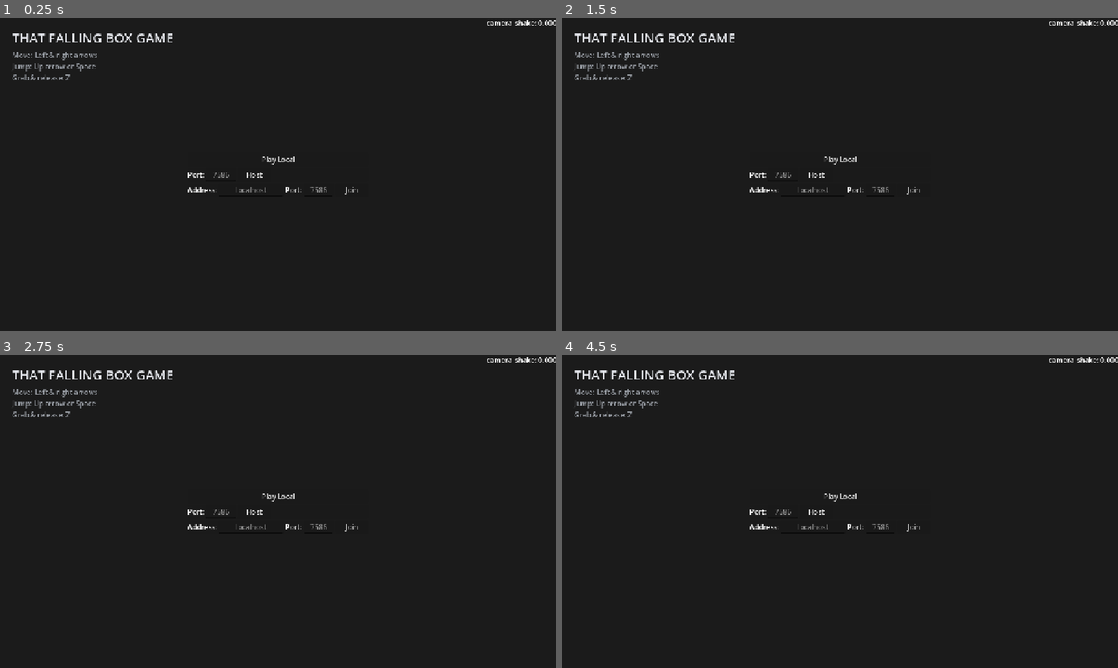
Above: before the commit, frames 1-4 (two rows, left to right).
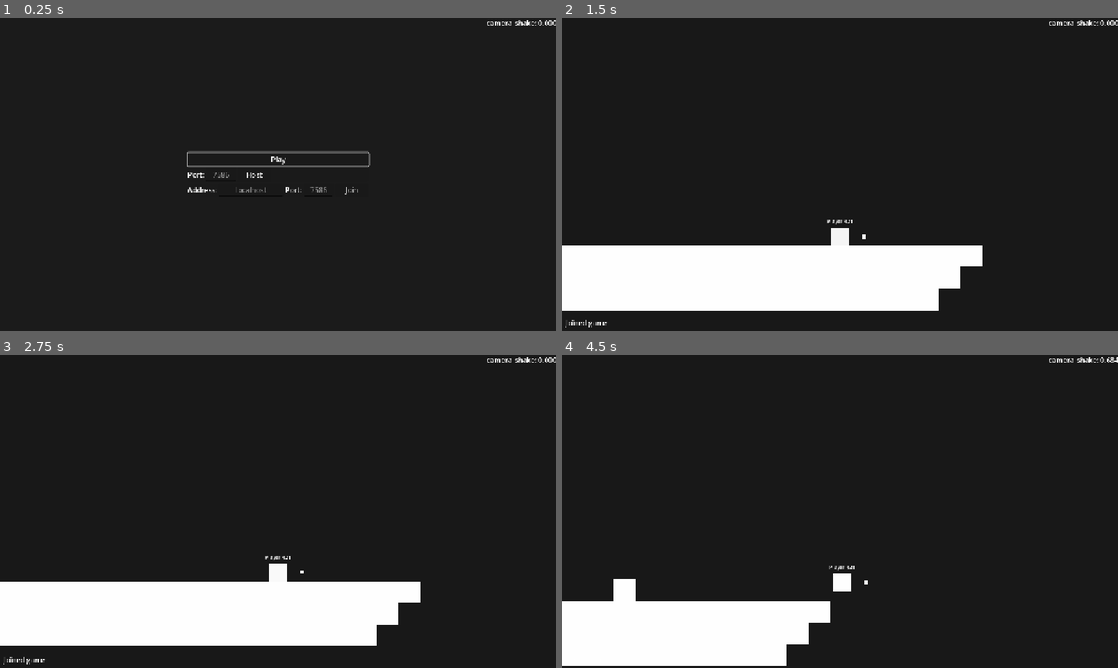
Above: after the commit, the same moments.

Repository: itsMapleLeaf/falling-box
Game: Godot game, scene res://src/main.tscn
Two runs of this game, one before a commit and one after it. Both use one fixed random seed, a clock stepped at 60 frames per second and the inputs below.
Inputs (mouse positions are in pixels of both pictures, inside the frame that each line leads up to):
- Up to frame 1 (0.25 s): no input
- Up to frame 2 (1.5 s): click "Host" at 0.5 s; click (912, 190) at 1.25 s, where only the run before the commit has a clickable "Join"
- Up to frame 3 (2.75 s): click (278, 495) at 2 s, where only the run before the commit has a clickable "Play Local"
- Up to frame 4 (4.5 s): click (840, 495) at 2.75 s, where only the run before the commit has a clickable "Play Local"; tap Enter at 3.5 s; move the mouse to (962, 495) at 3.52 s; hold Right (move_right) 3.53-4.25 s; hold Z (grab) 3.53-4.25 s; click (962, 495) at 3.67 s; tap Up (jump) at 3.77 s; drag from (728, 527) to (812, 574) at 4.27 s

The runs differ from the first frame. In frame 1, 1.3% of the frame differs, in the area x 2-67%, y 4-48%; in frame 2, 16%, in the area x 0-76%, y 4-99%; in frame 3, 16%; in frame 4, 11%.

Commit message:
pause menu + global screenman
global screenman makes some things easier, like.... basically, being able to switch the screen from literally anywhere

Diff:
--- a/project.godot
+++ b/project.godot
@@ -19,6 +19,7 @@
 Tremble="*uid://dgv0tiqeicp0v"
 DebugUI="*uid://bustgdabwnylt"
 TileRunInstancesGlobal="*uid://b6fg6pu2bfi14"
+ScreenManager="*uid://d1ashyp8ughtd"
 
 [display]
 
@@ -34,6 +35,20 @@
 
 [input]
 
+ui_accept={
+"deadzone": 0.5,
+"events": [Object(InputEventKey,"resource_local_to_scene":false,"resource_name":"","device":16,"window_id":0,"alt_pressed":false,"shift_pressed":false,"ctrl_pressed":false,"meta_pressed":false,"pressed":false,"keycode":4194309,"physical_keycode":0,"key_label":0,"unicode":0,"location":0,"echo":false,"script":null)
+, Object(InputEventKey,"resource_local_to_scene":false,"resource_name":"","device":16,"window_id":0,"alt_pressed":false,"shift_pressed":false,"ctrl_pressed":false,"meta_pressed":false,"pressed":false,"keycode":4194310,"physical_keycode":0,"key_label":0,"unicode":0,"location":0,"echo":false,"script":null)
+, Object(InputEventKey,"resource_local_to_scene":false,"resource_name":"","device":16,"window_id":0,"alt_pressed":false,"shift_pressed":false,"ctrl_pressed":false,"meta_pressed":false,"pressed":false,"keycode":32,"physical_keycode":0,"key_label":0,"unicode":32,"location":0,"echo":false,"script":null)
+, Object(InputEventJoypadButton,"resource_local_to_scene":false,"resource_name":"","device":-1,"button_index":0,"pressure":0.0,"pressed":true,"script":null)
+]
+}
+ui_cancel={
+"deadzone": 0.5,
+"events": [Object(InputEventKey,"resource_local_to_scene":false,"resource_name":"","device":16,"window_id":0,"alt_pressed":false,"shift_pressed":false,"ctrl_pressed":false,"meta_pressed":false,"pressed":false,"keycode":4194305,"physical_keycode":0,"key_label":0,"unicode":0,"location":0,"echo":false,"script":null)
+, Object(InputEventJoypadButton,"resource_local_to_scene":false,"resource_name":"","device":-1,"button_index":1,"pressure":0.0,"pressed":true,"script":null)
+]
+}
 move_left={
 "deadzone": 0.2,
 "events": [Object(InputEventKey,"resource_local_to_scene":false,"resource_name":"","device":-1,"window_id":0,"alt_press …(195 unchanged characters)…
@@ -68,6 +83,12 @@
 "events": [Object(InputEventKey,"resource_local_to_scene":false,"resource_name":"","device":-1,"window_id":0,"alt_press …(195 unchanged characters)…
 ]
 }
+pause={
+"deadzone": 0.2,
+"events": [Object(InputEventKey,"resource_local_to_scene":false,"resource_name":"","device":-1,"window_id":0,"alt_pressed":false,"shift_pressed":false,"ctrl_pressed":false,"meta_pressed":false,"pressed":false,"keycode":0,"physical_keycode":4194305,"key_label":0,"unicode":0,"location":0,"echo":false,"script":null)
+, Object(InputEventJoypadButton,"resource_local_to_scene":false,"resource_name":"","device":-1,"button_index":6,"pressure":0.0,"pressed":true,"script":null)
+]
+}
 
 [input_devices]
 
--- a/src/game.gd
+++ b/src/game.gd
@@ -1,15 +1,23 @@
 class_name Game
 extends Screen
 
-@onready var level: Level = %Level
-@onready var falling_box_spawn_timer: Timer = %FallingBoxSpawnTimer
+const HOLD_QUIT = preload("uid://bywtb3vta1gm5")
 
+enum GameType {
+	ONLINE,
+	OFFLINE,
+}
+
+var game_type: GameType
 var enet_peer := ENetMultiplayerPeer.new()
 var players_by_peer_id: Dictionary[int, Player] = { }
 
+@onready var level: Level = %Level
+@onready var falling_box_spawn_timer: Timer = %FallingBoxSpawnTimer
 @onready var player_spawner: MultiplayerSpawner = %PlayerMultiplayerSpawner
 @onready var falling_box_spawner: MultiplayerSpawner = %FallingBoxMultiplayerSpawner
 @onready var flying_box_spawner: FlyingBoxSpawner = %FlyingBoxSpawner
+@onready var pause_menu: CanvasLayer = %PauseMenu
 
 
 func _ready() -> void:
@@ -22,14 +30,18 @@
 
 
 func _unhandled_input(event: InputEvent) -> void:
-	if event.is_action_pressed("debug_quit"):
-		var main_menu: MainMenu = load("uid://i4jvedvwx3en").instantiate()
-		_change_screen(main_menu)
+	if event.is_action_pressed("pause"):
+		if game_type == GameType.OFFLINE:
+			pause_menu.show()
+			get_tree().paused = true
 
 
 func host_server(port: int) -> void:
+	game_type = GameType.ONLINE
+
+	add_child(HOLD_QUIT.instantiate())
+
 	get_window().title = "falling box [server]"
-
 	enet_peer.create_server(port)
 	multiplayer.multiplayer_peer = enet_peer
 
@@ -40,8 +52,11 @@
 
 
 func join_server(host: String, port: int) -> void:
+	game_type = GameType.ONLINE
+
+	add_child(HOLD_QUIT.instantiate())
+
 	get_window().title = "falling box [client]"
-
 	enet_peer.create_client(host, port)
 	multiplayer.multiplayer_peer = enet_peer
 
@@ -53,6 +68,8 @@
 
 
 func play_offline() -> void:
+	game_type = GameType.OFFLINE
+
 	get_window().title = "falling box [offline]"
 
 	multiplayer.multiplayer_peer = OfflineMultiplayerPeer.new()
--- a/src/game.tscn
+++ b/src/game.tscn
@@ -3,6 +3,7 @@
 [ext_resource type="Script" uid="uid://cxgv5kyvrs67i" path="res://src/game.gd" id="1_bs6l1"]
 [ext_resource type="PackedScene" uid="uid://bix8d1rou0bjf" path="res://src/level.tscn" id="2_kc8ui"]
 [ext_resource type="Script" uid="uid://b4mx0dtpbxc8k" path="res://src/flying_box_spawner.gd" id="3_xq6wo"]
+[ext_resource type="PackedScene" uid="uid://butbqswvk1obk" path="res://src/pause_menu.tscn" id="4_kc8ui"]
 
 [sub_resource type="Environment" id="Environment_bs6l1"]
 background_mode = 3
@@ -36,3 +37,7 @@
 spawn_path = NodePath("..")
 script = ExtResource("3_xq6wo")
 metadata/_custom_type_script = "uid://b4mx0dtpbxc8k"
+
+[node name="PauseMenu" parent="." unique_id=870149951 instance=ExtResource("4_kc8ui")]
+unique_name_in_owner = true
+visible = false
--- /dev/null
+++ b/src/hold_quit.gd
@@ -0,0 +1,18 @@
+extends Node
+
+@onready var hold_quit_message: CanvasLayer = %HoldQuitMessage
+@onready var hold_quit_timer: Timer = %HoldQuitTimer
+
+
+func _unhandled_input(event: InputEvent) -> void:
+	if event.is_action_pressed("pause"):
+		hold_quit_timer.start()
+		hold_quit_message.show()
+
+	if event.is_action_released("pause"):
+		hold_quit_timer.stop()
+		hold_quit_message.hide()
+
+
+func _on_hold_quit_timer_timeout() -> void:
+	ScreenManager.set_screen(load("res://src/main_menu.tscn").instantiate())
--- /dev/null
+++ b/src/hold_quit.tscn
@@ -0,0 +1,30 @@
+[gd_scene format=3 uid="uid://bywtb3vta1gm5"]
+
+[ext_resource type="Script" uid="uid://bve55dsbptrxr" path="res://src/hold_quit.gd" id="1_d8uox"]
+
+[node name="HoldQuit" type="Node" unique_id=857723855]
+script = ExtResource("1_d8uox")
+
+[node name="HoldQuitTimer" type="Timer" parent="." unique_id=636896417]
+unique_name_in_owner = true
+one_shot = true
+
+[node name="HoldQuitMessage" type="CanvasLayer" parent="." unique_id=2091392312]
+unique_name_in_owner = true
+visible = false
+
+[node name="PanelContainer" type="PanelContainer" parent="HoldQuitMessage" unique_id=2059977612]
+anchors_preset = 15
+anchor_right = 1.0
+anchor_bottom = 1.0
+grow_horizontal = 2
+grow_vertical = 2
+
+[node name="CenterContainer" type="CenterContainer" parent="HoldQuitMessage/PanelContainer" unique_id=1774101960]
+layout_mode = 2
+
+[node name="Label" type="Label" parent="HoldQuitMessage/PanelContainer/CenterContainer" unique_id=117382268]
+layout_mode = 2
+text = "Continue holding to quit..."
+
+[connection signal="timeout" from="HoldQuitTimer" to="." method="_on_hold_quit_timer_timeout"]
--- a/src/main.gd
+++ b/src/main.gd
@@ -2,8 +2,6 @@
 
 const GAME = preload("uid://behcxl4o21rrt")
 const NETWORK_MENU = preload("uid://i4jvedvwx3en")
-
-@onready var screen_manager: ScreenManager = %ScreenManager
 
 
 func _ready() -> void:
@@ -11,22 +9,22 @@
 	match Array(args):
 		['host', var port]:
 			var game: Game = GAME.instantiate()
-			screen_manager.set_screen(game)
+			ScreenManager.set_screen(game)
 			game.host_server(int(port))
 
 		['join', var host, var port]:
 			var game: Game = GAME.instantiate()
-			screen_manager.set_screen(game)
+			ScreenManager.set_screen(game)
 			game.join_server(host, int(port))
 
 		['play']:
 			var game: Game = GAME.instantiate()
-			screen_manager.set_screen(game)
+			ScreenManager.set_screen(game)
 			game.play_offline()
 
 		[]:
-			screen_manager.set_screen(NETWORK_MENU.instantiate())
+			ScreenManager.set_screen(NETWORK_MENU.instantiate())
 
 		_:
 			printerr("unknown arguments:", args)
-			screen_manager.set_screen(NETWORK_MENU.instantiate())
+			ScreenManager.set_screen(NETWORK_MENU.instantiate())
--- a/src/main.tscn
+++ b/src/main.tscn
@@ -1,18 +1,13 @@
 [gd_scene format=3 uid="uid://xww15h6ot34y"]
 
 [ext_resource type="Script" uid="uid://dusiewyn523t5" path="res://src/main.gd" id="1_main"]
-[ext_resource type="Script" uid="uid://d1ashyp8ughtd" path="res://src/screen_manager.gd" id="2_gh0ne"]
 
 [node name="Main" type="Node" unique_id=105768187]
 script = ExtResource("1_main")
 
-[node name="ScreenManager" type="Node" parent="." unique_id=1837770231]
-unique_name_in_owner = true
-script = ExtResource("2_gh0ne")
-metadata/_custom_type_script = "uid://d1ashyp8ughtd"
-
 [node name="Info" type="CanvasLayer" parent="." unique_id=765559183]
 unique_name_in_owner = true
+visible = false
 
 [node name="Margin" type="MarginContainer" parent="Info" unique_id=25013991]
 offset_right = 1280.0
--- a/src/main_menu.gd
+++ b/src/main_menu.gd
@@ -1,5 +1,11 @@
 class_name MainMenu
 extends Screen
+
+@onready var play_button: Button = %PlayButton
+
+
+func _ready() -> void:
+	play_button.grab_focus()
 
 
 func _unhandled_input(event: InputEvent) -> void:
--- a/src/main_menu.tscn
+++ b/src/main_menu.tscn
@@ -25,11 +25,10 @@
 [node name="VBoxContainer" type="VBoxContainer" parent="CanvasLayer/CenterContainer" unique_id=1019030194]
 layout_mode = 2
 
-[node name="PlayLocalButton" type="Button" parent="CanvasLayer/CenterContainer/VBoxContainer" unique_id=682522014]
+[node name="PlayButton" type="Button" parent="CanvasLayer/CenterContainer/VBoxContainer" unique_id=682522014]
 unique_name_in_owner = true
 layout_mode = 2
-text = "Play Local
-"
+text = "Play"
 
 [node name="PanelContainer" type="PanelContainer" parent="CanvasLayer/CenterContainer/VBoxContainer" unique_id=542809474]
 layout_mode = 2
@@ -93,6 +92,6 @@
 layout_mode = 2
 text = "Join"
 
-[connection signal="pressed" from="CanvasLayer/CenterContainer/VBoxContainer/PlayLocalButton" to="." method="_on_play_local_button_pressed"]
+[connection signal="pressed" from="CanvasLayer/CenterContainer/VBoxContainer/PlayButton" to="." method="_on_play_local_button_pressed"]
 [connection signal="pressed" from="CanvasLayer/CenterContainer/VBoxContainer/PanelContainer/MarginContainer/HBoxContainer/HostButton" to="." method="_on_host_button_pressed"]
 [connection signal="pressed" from="CanvasLayer/CenterContainer/VBoxContainer/PanelContainer2/MarginContainer/HBoxContainer2/JoinButton" to="." method="_on_join_button_pressed"]
--- /dev/null
+++ b/src/pause_menu.gd
@@ -0,0 +1,29 @@
+extends CanvasLayer
+
+@onready var resume_button: Button = %ResumeButton
+
+
+func _on_visibility_changed() -> void:
+	if visible:
+		resume_button.grab_focus()
+
+
+func _unhandled_input(event: InputEvent) -> void:
+	get_viewport().set_input_as_handled()
+	if event.is_action_pressed("pause"):
+		_resume()
+
+
+func _on_resume_button_pressed() -> void:
+	_resume()
+
+
+func _resume() -> void:
+	hide()
+	get_tree().set_deferred('paused', false)
+
+
+func _on_quit_button_pressed() -> void:
+	get_tree().paused = false
+	const NETWORK_MENU = preload("uid://i4jvedvwx3en")
+	ScreenManager.set_screen(NETWORK_MENU.instantiate())
--- /dev/null
+++ b/src/pause_menu.tscn
@@ -0,0 +1,56 @@
+[gd_scene format=3 uid="uid://butbqswvk1obk"]
+
+[ext_resource type="Script" uid="uid://dvjiyadakf10o" path="res://src/pause_menu.gd" id="1_rj4ec"]
+
+[sub_resource type="LabelSettings" id="LabelSettings_gh0ne"]
+font_size = 58
+
+[node name="PauseMenu" type="CanvasLayer" unique_id=870149951]
+process_mode = 2
+script = ExtResource("1_rj4ec")
+
+[node name="ColorRect" type="ColorRect" parent="." unique_id=1094485191]
+anchors_preset = 15
+anchor_right = 1.0
+anchor_bottom = 1.0
+grow_horizontal = 2
+grow_vertical = 2
+color = Color(0, 0, 0, 0.3647059)
+
+[node name="MarginContainer" type="MarginContainer" parent="." unique_id=1601467833]
+anchors_preset = 15
+anchor_right = 1.0
+anchor_bottom = 1.0
+grow_horizontal = 2
+grow_vertical = 2
+theme_override_constants/margin_left = 32
+theme_override_constants/margin_top = 32
+theme_override_constants/margin_right = 32
+theme_override_constants/margin_bottom = 32
+
+[node name="VBoxContainer" type="VBoxContainer" parent="MarginContainer" unique_id=2037439461]
+layout_mode = 2
+
+[node name="Title" type="Label" parent="MarginContainer/VBoxContainer" unique_id=916040294]
+layout_mode = 2
+text = "Paused"
+label_settings = SubResource("LabelSettings_gh0ne")
+
+[node name="ResumeButton" type="Button" parent="MarginContainer/VBoxContainer" unique_id=204716544]
+unique_name_in_owner = true
+layout_mode = 2
+theme_override_font_sizes/font_size = 28
+text = "Resume"
+flat = true
+alignment = 0
+
+[node name="QuitButton" type="Button" parent="MarginContainer/VBoxContainer" unique_id=1872851794]
+layout_mode = 2
+theme_override_font_sizes/font_size = 28
+text = "Quit"
+flat = true
+alignment = 0
+
+[connection signal="visibility_changed" from="." to="." method="_on_visibility_changed"]
+[connection signal="pressed" from="MarginContainer/VBoxContainer/ResumeButton" to="." method="_on_resume_button_pressed"]
+[connection signal="pressed" from="MarginContainer/VBoxContainer/QuitButton" to="." method="_on_quit_button_pressed"]
--- a/src/screen_manager.gd
+++ b/src/screen_manager.gd
@@ -1,4 +1,3 @@
-class_name ScreenManager
 extends Node
 
 var screen: Screen
@@ -13,7 +12,7 @@
 
 	screen = new_screen
 	screen.screen_changed.connect(set_screen)
-	add_sibling(screen)
+	add_child(screen)
 
 
 func _ready() -> void:
Not shown, added: src/hold_quit.gd.uid
Not shown, added: src/pause_menu.gd.uid
